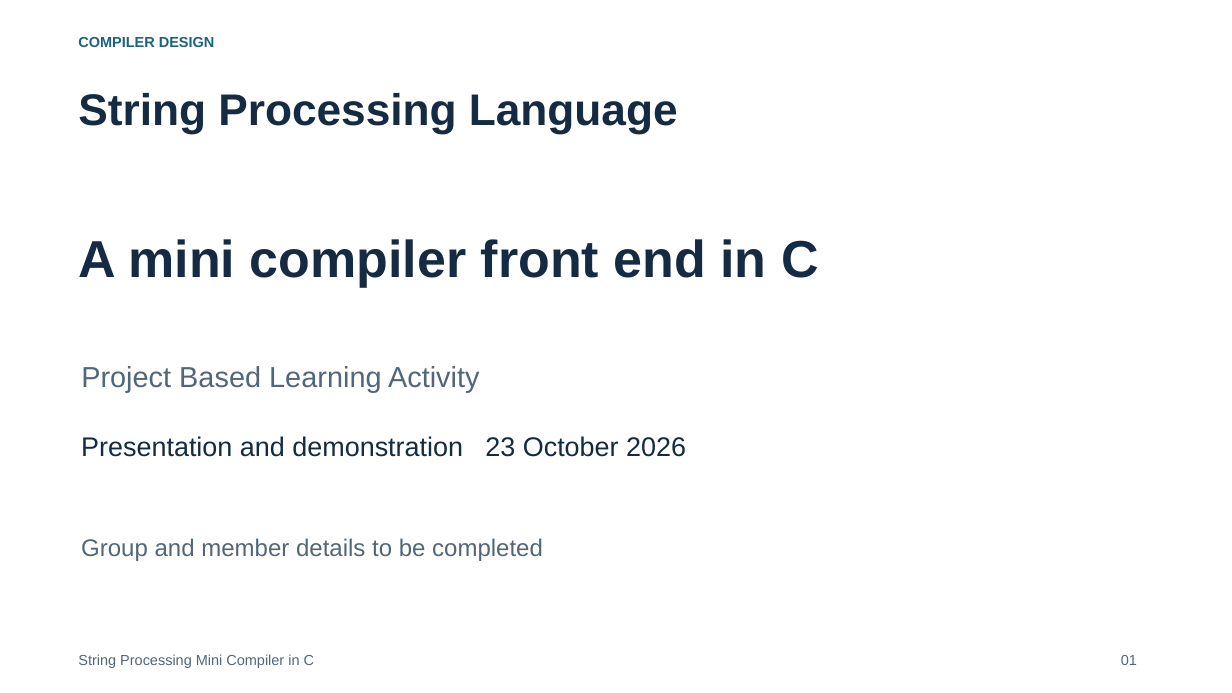
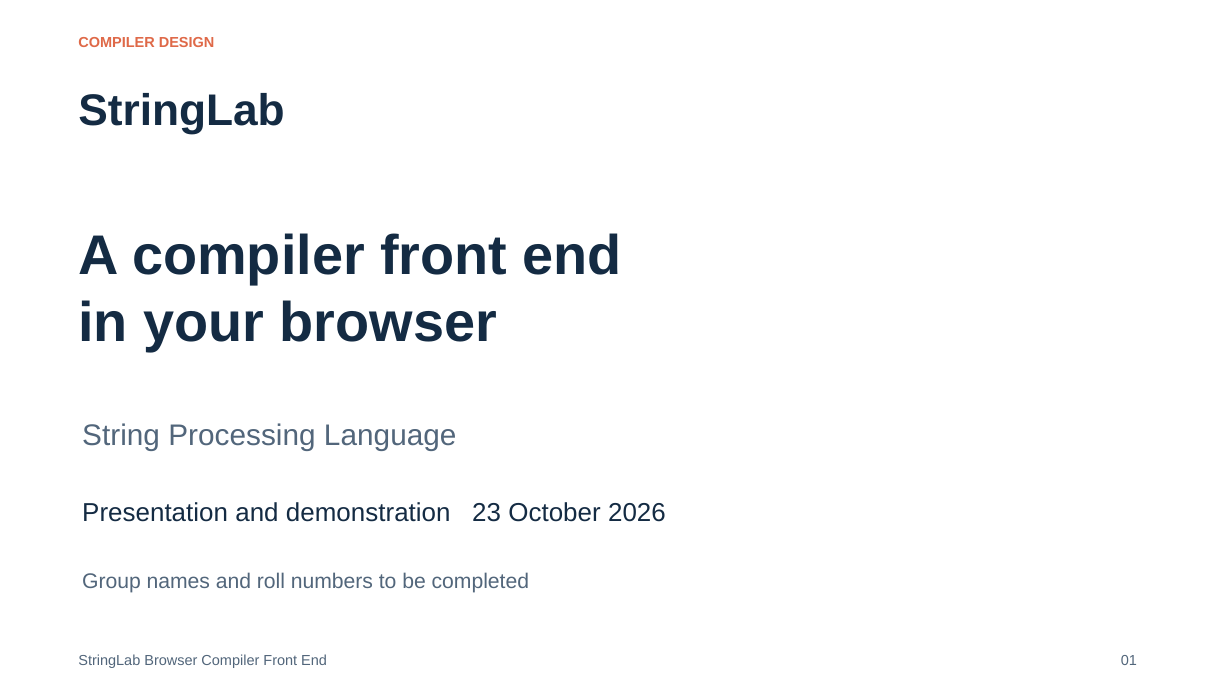
Before and after one commit to Skywalker690/cd-mini-project, a slide deck: slide 1 of submission/Presentation.pptx. Drawn at 1232x693 pixels with LibreOffice and Linux fonts; fonts in the diff are those of the drawing. Boxes give left, top, right and bottom in pixels: in the first picture for what was removed or moved away, otherwise in the second. Text is boxed around its words. In the diff, an @@ line names an element or a change of style, - is before the commit and + after.

Commit message:
refactor: replace console compiler with static browser playground

```diff
--- a/submission/Presentation.pptx
+++ b/submission/Presentation.pptx
@@ text "COMPILER DESIGN" at box(78, 37, 215, 47): text colour #1A6383 to #DF6948 @@
@@ text at box(78, 93, 284, 134): text changed @@
-String Processing Language
+StringLab
@@ text at box(78, 233, 622, 351): text changed; size 40.5 to 43.5 pt @@
-A mini compiler front end in C
+A compiler front end
+in your browser
@@ text at box(82, 423, 457, 450): text changed; size 22.5 to 23.2 pt @@
-Project Based Learning Activity
+String Processing Language
@@ text "Presentation and demonstration 23 October ...": place and size @@
-text "Presentation and demonstration 23 October ..." at box(81, 436, 686, 457)
+text "Presentation and demonstration 23 October ..." at box(82, 502, 666, 522)
@@ text "Presentation and demonstration 23 October ..." at box(82, 502, 666, 522): size 21 to 20.2 pt @@
@@ text at box(82, 572, 529, 593): text changed; size 18.8 to 16.5 pt @@
-Group and member details to be completed
+Group names and roll numbers to be completed
@@ text at box(78, 654, 327, 668): text changed @@
-String Processing Mini Compiler in C
+StringLab Browser Compiler Front End
```
Also in this commit, not shown: 9 other slides changed, 3 slides added, 2 slides removed, 57 other files.
